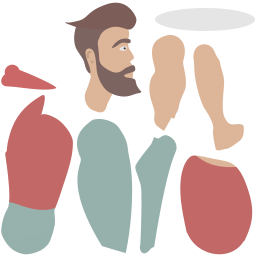
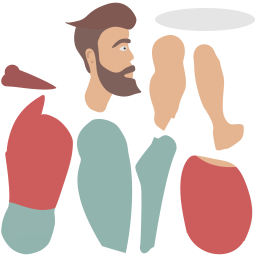
Comparing the layer stacks of the two w=256, h=256 images. Changes:
painted on "Фигура 3" (3rd of 3, in "sprites" › "step") over [1, 64, 57, 90]
